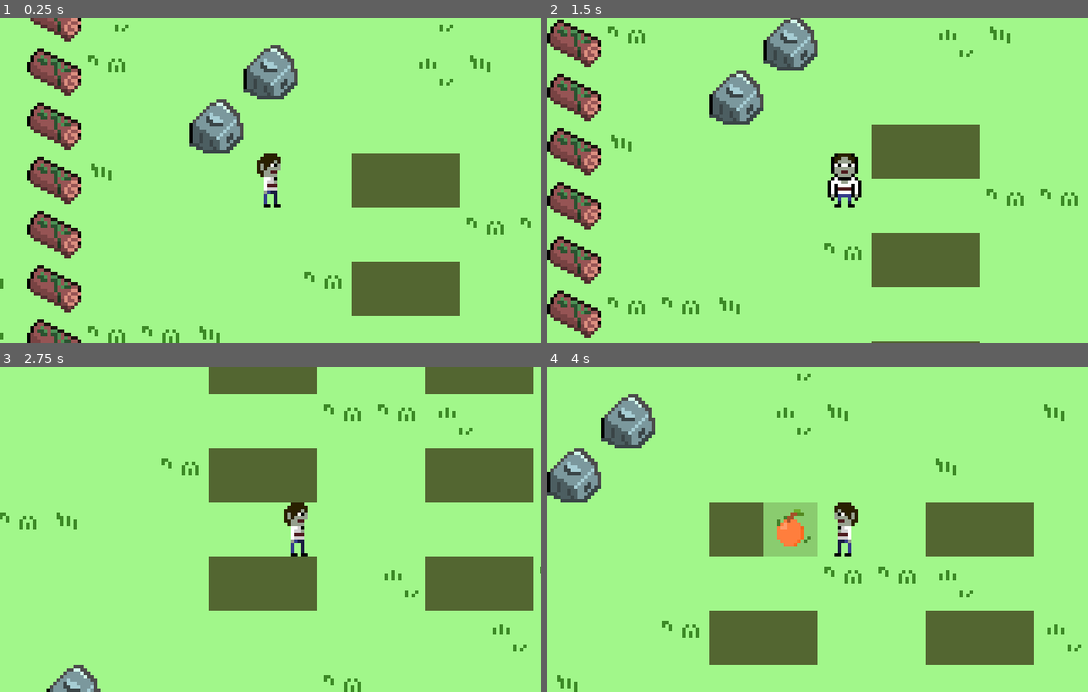
Above: before the commit, frames 1-4 (two rows, left to right).
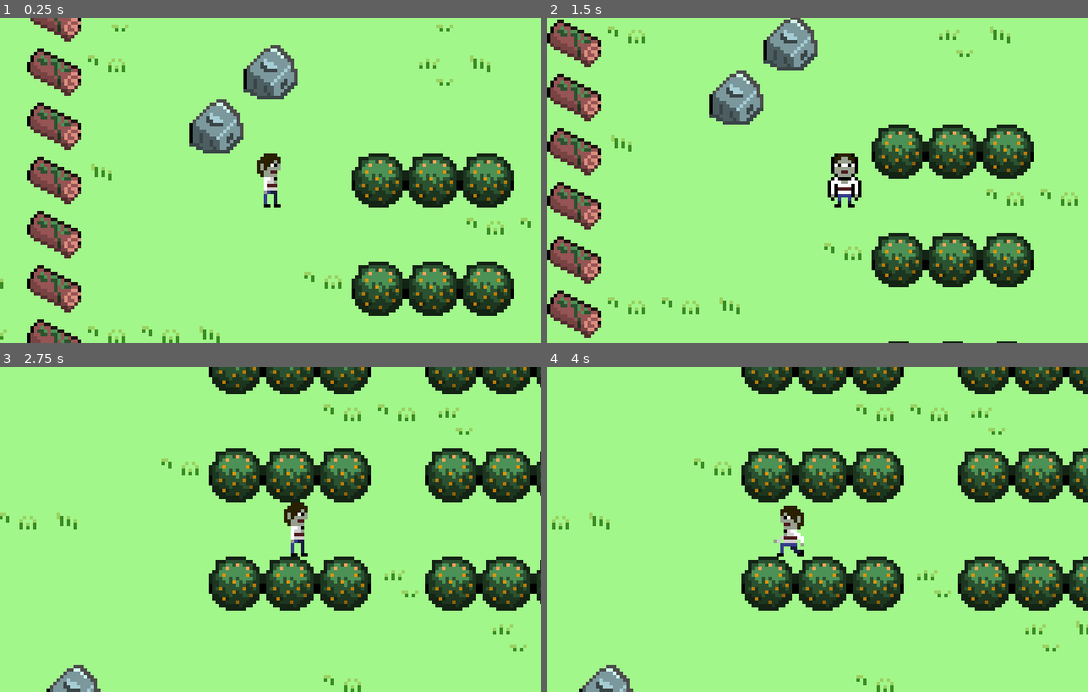
Above: after the commit, the same moments.

Repository: Islan42/GWJ_92_
Game: Godot game, scene res://main.tscn
Same seed, same stepped clock (60 frames per second), same inputs: the game is played once before the commit and once after it.
Inputs:
- Up to frame 1 (0.25 s): no input
- Up to frame 2 (1.5 s): tap Enter (acao) at 0.5, 1.35 s; hold D (mover_direita) 0.53-1.28 s; tap Q (carregar_item) at 0.6 s; hold S (mover_baixo) from 1.28 s (still down)
- Up to frame 3 (2.75 s): tap Q (carregar_item) at 1.55, 2.1 s; release S (mover_baixo) at 2.03 s; hold D (mover_direita) from 2.03 s (still down)
- Up to frame 4 (4 s): release D (mover_direita) at 2.78 s; hold W (mover_cima) 2.78-3.53 s; tap Q (carregar_item) at 2.85, 3.8 s; hold A (mover_esquerda) from 3.53 s (still down); tap Enter (acao) at 3.6 s

The runs differ from the first frame. In frame 1, 9.8% of the frame differs, in the area x 0-98%, y 2-99%; in frame 2, 9.9%; in frame 3, 21%; in frame 4, 37%, in the area x 0-100%, y 0-100%.

Commit message:
Sprite PLanta

Diff:
--- a/levels/level_1.tscn
+++ b/levels/level_1.tscn
@@ -77,6 +77,10 @@
 position = Vector2(224, 32)
 tipo_frutos = "Orangine"
 
+[node name="Planta13" parent="Plantas" instance=ExtResource("2_un5x5")]
+position = Vector2(288, 32)
+tipo_frutos = "Orangine"
+
 [node name="Planta3" parent="Plantas" instance=ExtResource("2_un5x5")]
 position = Vector2(416, 32)
 tipo_frutos = "Purplezite"
@@ -85,11 +89,18 @@
 position = Vector2(480, 32)
 tipo_frutos = "Purplezite"
 
+[node name="Planta14" parent="Plantas" instance=ExtResource("2_un5x5")]
+position = Vector2(544, 32)
+tipo_frutos = "Purplezite"
+
 [node name="Planta5" parent="Plantas" instance=ExtResource("2_un5x5")]
 position = Vector2(160, 160)
 
 [node name="Planta6" parent="Plantas" instance=ExtResource("2_un5x5")]
 position = Vector2(224, 160)
+
+[node name="Planta15" parent="Plantas" instance=ExtResource("2_un5x5")]
+position = Vector2(288, 160)
 
 [node name="Planta7" parent="Plantas" instance=ExtResource("2_un5x5")]
 position = Vector2(416, 160)
@@ -97,11 +108,18 @@
 [node name="Planta8" parent="Plantas" instance=ExtResource("2_un5x5")]
 position = Vector2(480, 160)
 
+[node name="Planta16" parent="Plantas" instance=ExtResource("2_un5x5")]
+position = Vector2(544, 160)
+
 [node name="Planta9" parent="Plantas" instance=ExtResource("2_un5x5")]
 position = Vector2(160, 288)
 
 [node name="Planta10" parent="Plantas" instance=ExtResource("2_un5x5")]
 position = Vector2(224, 288)
+tipo_frutos = "Purplezite"
+
+[node name="Planta17" parent="Plantas" instance=ExtResource("2_un5x5")]
+position = Vector2(288, 288)
 tipo_frutos = "Purplezite"
 
 [node name="Planta11" parent="Plantas" instance=ExtResource("2_un5x5")]
@@ -111,6 +129,9 @@
 [node name="Planta12" parent="Plantas" instance=ExtResource("2_un5x5")]
 position = Vector2(480, 288)
 
+[node name="Planta18" parent="Plantas" instance=ExtResource("2_un5x5")]
+position = Vector2(544, 288)
+
 [node name="Caldeiroes" type="Node2D" parent="."]
 
 [node name="Caldeirao" parent="Caldeiroes" instance=ExtResource("3_cyj3j")]
--- a/objetos/planta.gd
+++ b/objetos/planta.gd
@@ -13,11 +13,13 @@
 func colher():
 	if not colisao.disabled:
 		colisao.set_deferred("disabled", true)
-		sprite.modulate = Color("ffffff", 0.3) #Mudar SpriteAnimado para o original
+		#sprite.modulate = Color("ffffff", 0.3) #Mudar SpriteAnimado para o original
+		sprite.frame = 1
 		cooldown_timer.start(cooldown)
 
 		instanciar_fruta.emit(tipo_frutos,global_position)
 
 func _on_cooldown_timeout():
 	colisao.disabled = false
-	sprite.modulate = Color("ffffff", 1.0)#Mudar SpriteAnimado para o original
+	#sprite.modulate = Color("ffffff", 1.0)#Mudar SpriteAnimado para o original
+	sprite.frame = 0
--- a/objetos/planta.tscn
+++ b/objetos/planta.tscn
@@ -14,7 +14,11 @@
 shape = SubResource("RectangleShape2D_7e7kq")
 
 [node name="Sprite2D" type="Sprite2D" parent="."]
+z_index = -1
+y_sort_enabled = true
+scale = Vector2(4, 4)
 texture = ExtResource("1_a5qdy")
+hframes = 2
 
 [node name="Cooldown" type="Timer" parent="."]
 one_shot = true
Binary file changed: levels/tileset.png
Binary file changed: objetos/planta.png
Not shown, added: objetos/planta.png.png.import
